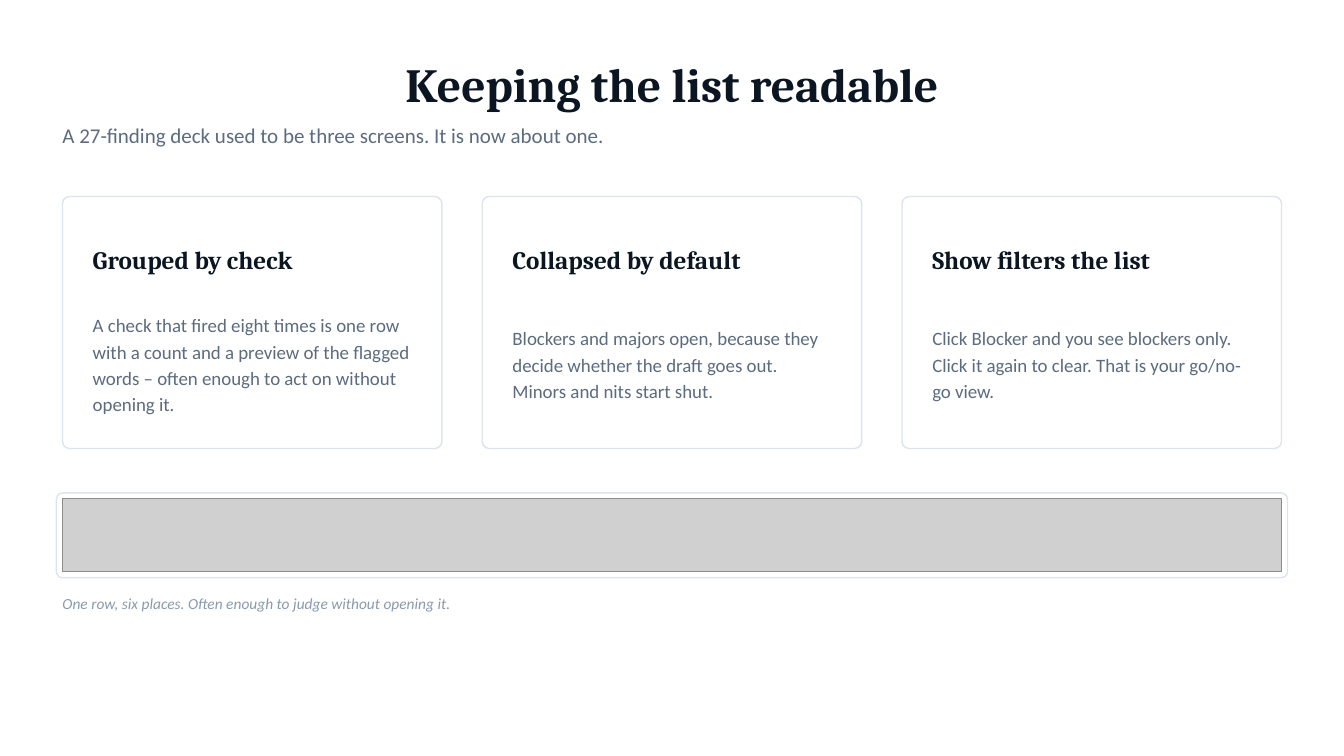
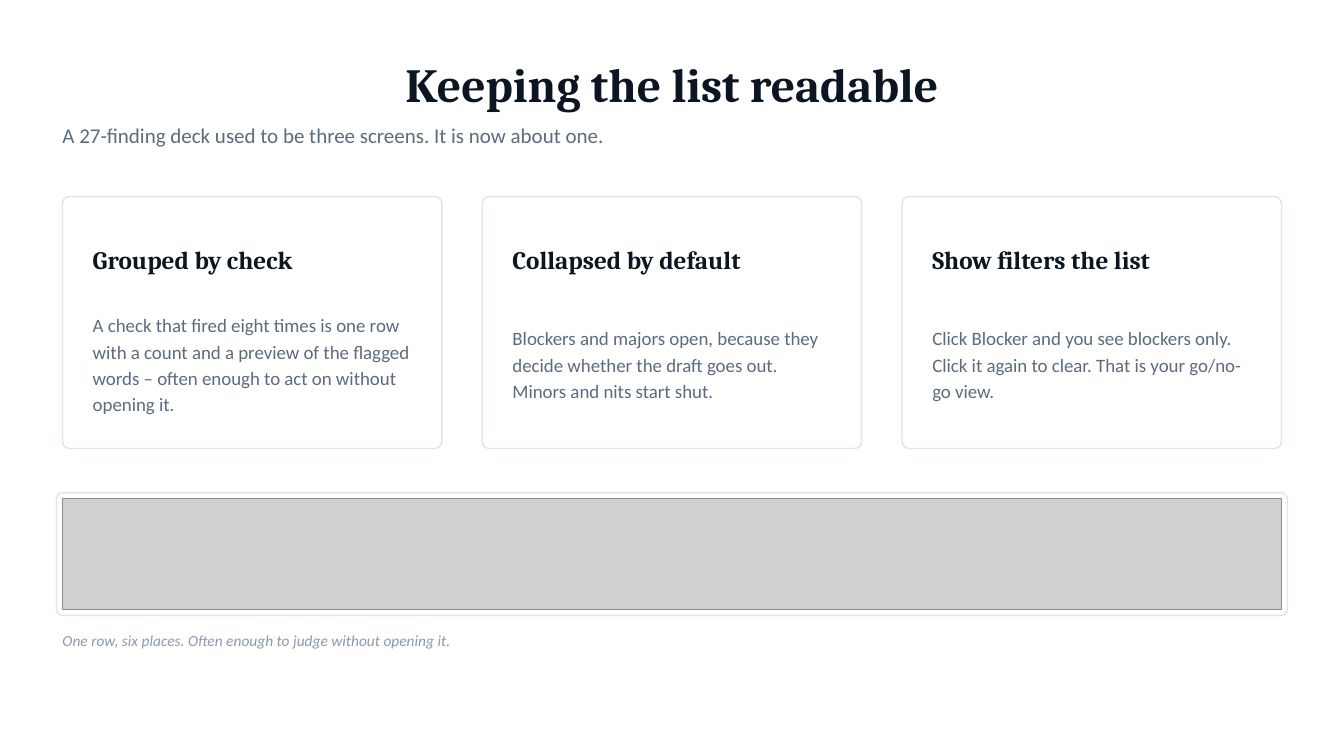
Before and after one commit to CyberNarwal/levelblue-scorecard, a slide deck: slide 8 of Report QA - team walkthrough.pptx. Drawn at 1344x756 pixels with LibreOffice and Linux fonts; fonts in the diff are those of the drawing; grey boxes stand for pictures. Boxes give left, top, right and bottom in pixels: in the first picture for what was removed or moved away, otherwise in the second. Text is boxed around its words. In the diff, an @@ line names an element or a change of style, - is before the commit and + after.

```diff
--- a/Report QA - team walkthrough.pptx
+++ b/Report QA - team walkthrough.pptx
@@ rounded rectangle: place and size @@
-rounded rectangle at (56,493,1288,578)
+rounded rectangle at (56,493,1288,615)
@@ rounded rectangle at (56,493,1288,615): proportions changed @@
@@ picture: place and size @@
-picture at (63,499,1281,572)
+picture at (63,499,1281,609)
@@ text "One row, six places. Often ...": place and size @@
-text "One row, six places. Often ..." at (62,598,451,612)
+text "One row, six places. Often ..." at (62,635,451,649)
```
Also in this commit, not shown: 5 other slides changed, 15 other files.
